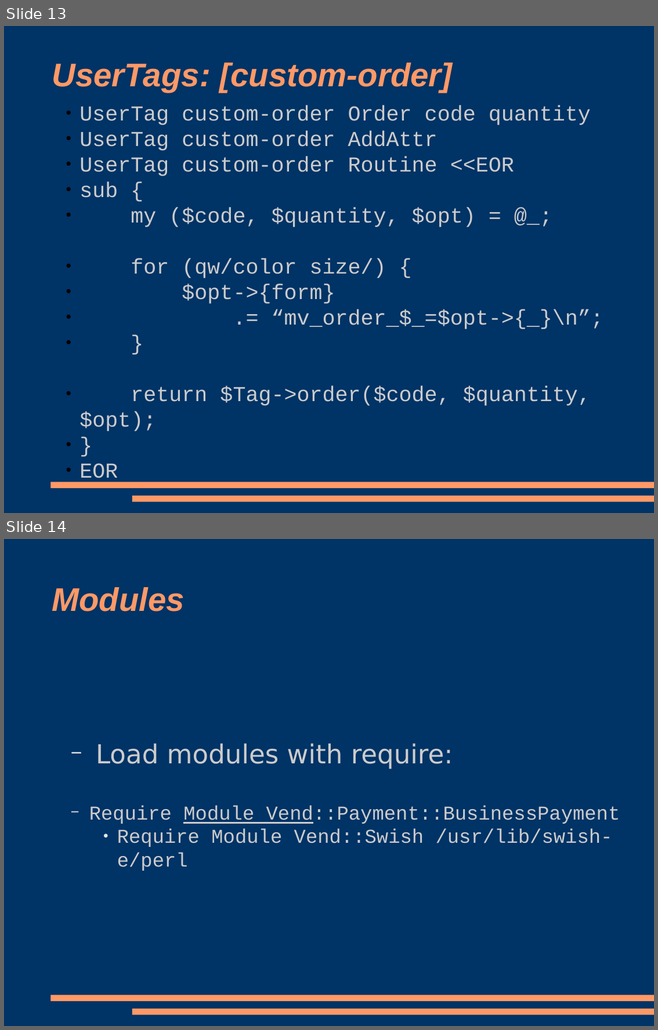
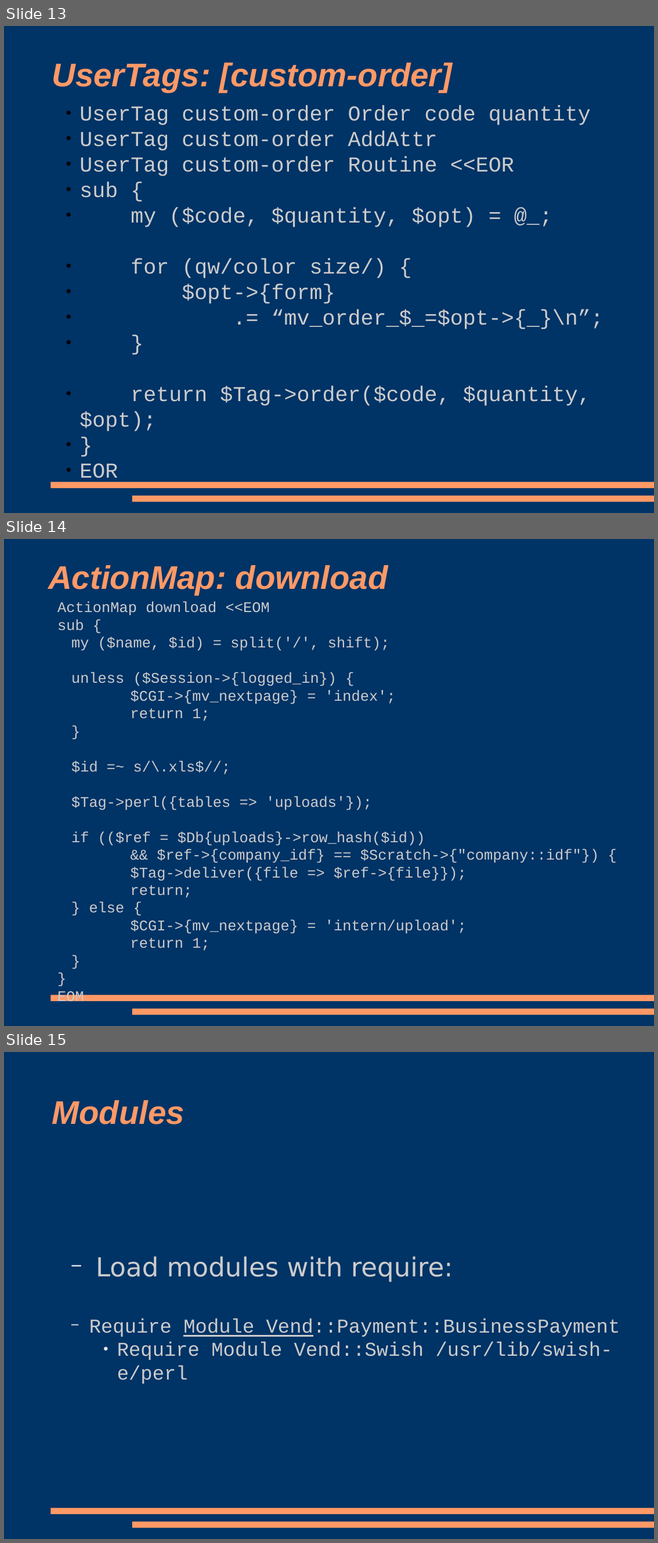
Before and after one commit to racke/Presentations, a slide deck: yapc2008/interchange.odp. Shown one above the other, each under a label of ours: slides 13 and 14 before the commit, slides 13, 14 and 15 after it. The pictures are 658x1030 and 658x1543 pixels, drawn with LibreOffice and Linux fonts; fonts in the diff are those of the drawing. Boxes give left, top, right and bottom in pixels: in the first picture for what was removed or moved away, otherwise in the second. Text is boxed around its words. In the diff, an @@ line names an element or a change of style, - is before the commit and + after.

```diff
--- a/yapc2008/interchange.odp
+++ b/yapc2008/interchange.odp
@@ slide 14 added at [4, 539, 654, 1026], background #003366; not listed: 2 template elements that a slide beside it also shows @@
@@ title added at [48, 565, 388, 595], 40 pt, text #FF9966, bold, italic @@
+ActionMap: download
@@ subtitle added at [57, 602, 599, 1006], 18 pt, text #CCCCCC @@
+ActionMap download <<EOM
+sub {
+my ($name, $id) = split('/', shift);
+unless ($Session->{logged_in}) {
+$CGI->{mv_nextpage} = 'index';
+return 1;
+}
+$id =~ s/\.xls$//;
+$Tag->perl({tables => 'uploads'});
+if (($ref = $Db{uploads}->row_hash($id))
+&& $ref->{company_idf} == $Scratch->{"company::idf"}) {
+$Tag->deliver({file => $ref->{file}});
+return;
+} else {
+$CGI->{mv_nextpage} = 'intern/upload';
+return 1;
+}
+}
+EOM
@@ what was slide 14 is now slide 15 @@
```
